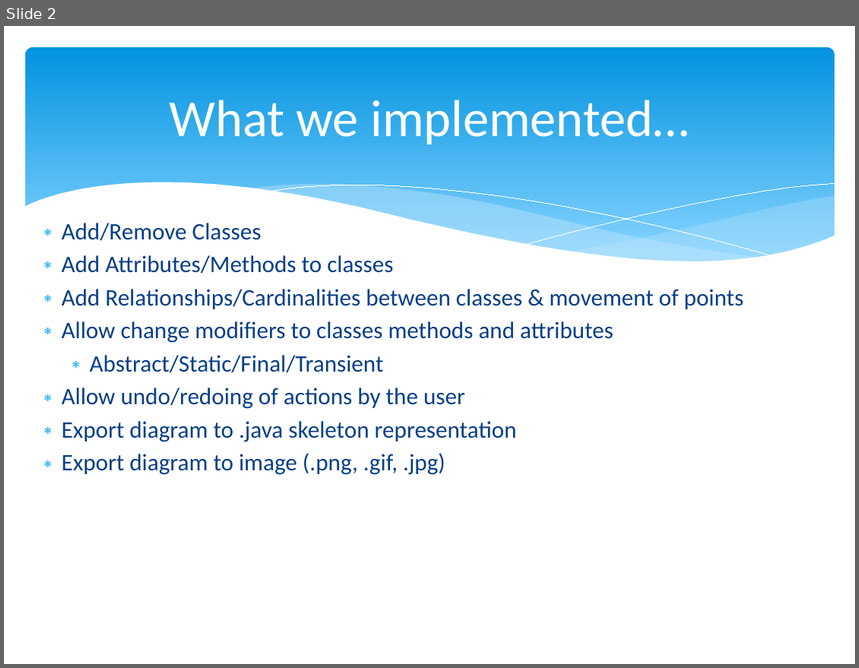
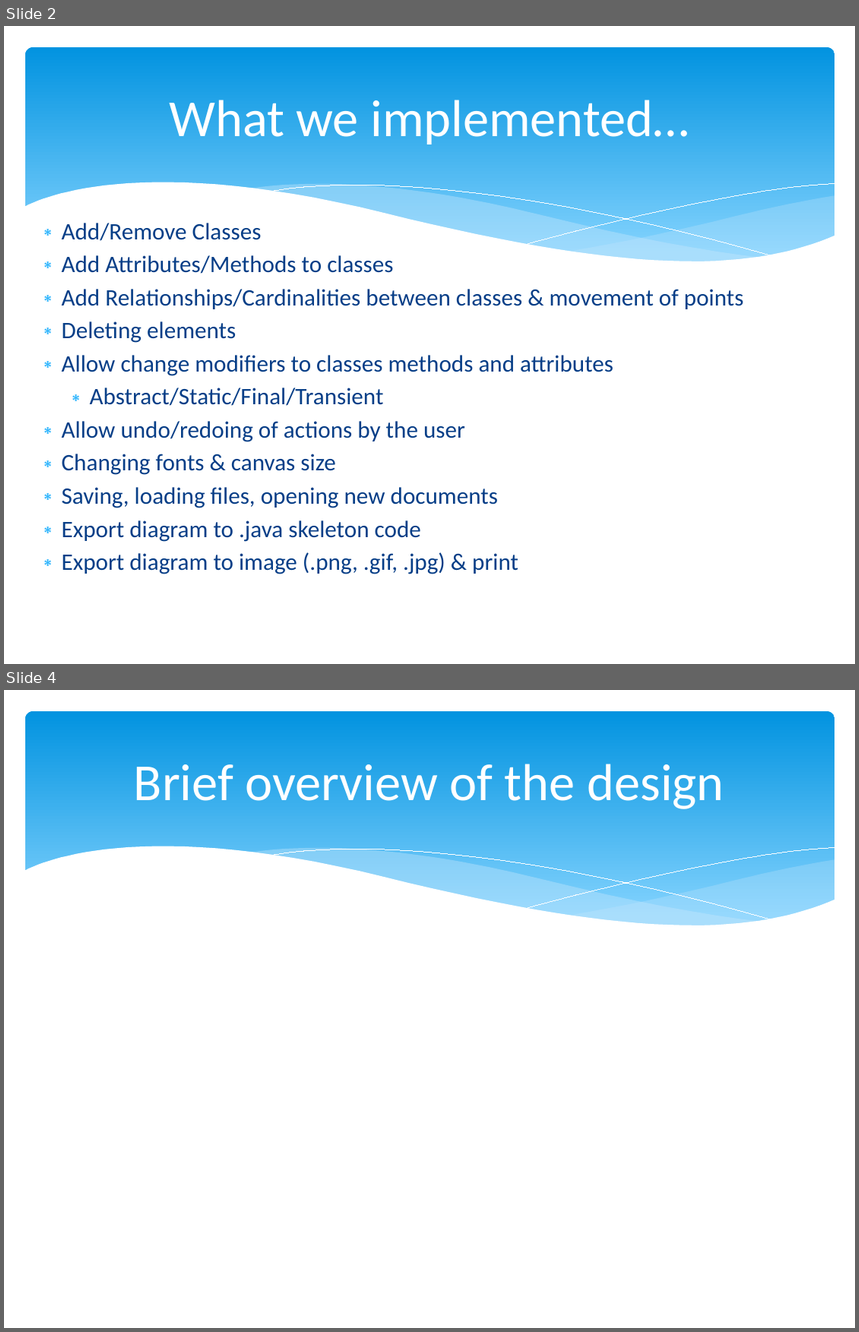
Before and after one commit to ssherar/uml2java, a slide deck: uml2javapresentation.pptx. Shown one above the other, each under a label of ours: slide 2 before the commit, slides 2 and 4 after it; the slides between them are not shown. The pictures are 859x668 and 859x1332 pixels, drawn with LibreOffice and Linux fonts; fonts in the diff are those of the drawing. Boxes give left, top, right and bottom in pixels: in the first picture for what was removed or moved away, otherwise in the second. Text is boxed around its words. In the diff, an @@ line names an element or a change of style, - is before the commit and + after.

```diff
--- a/uml2javapresentation.pptx
+++ b/uml2javapresentation.pptx
@@ slide 4 added at <box>4,690,855,1328</box>, background #FFFFFF; not listed: 6 template elements that a slide beside it also shows @@
@@ title added at <box>134,764,724,809</box>, 44 pt, text #FFFFFF @@
+Brief overview of the design
@@ slide 2 changed as well @@
@@ text at <box>62,322,236,343</box>: paragraph added @@
+∗ Deleting elements
@@ text at <box>62,454,519,575</box>: text changed @@
-∗ Export diagram to .java skeleton representation
-∗ Export diagram to image (.png, .gif, .jpg)
+∗ Changing fonts & canvas size
+∗ Saving, loading files, opening new documents
+∗ Export diagram to .java skeleton code
+∗ Export diagram to image (.png, .gif, .jpg) & print
```
Also in this commit, not shown: 1 other slide changed, 2 other slides added, 1 slide removed.
